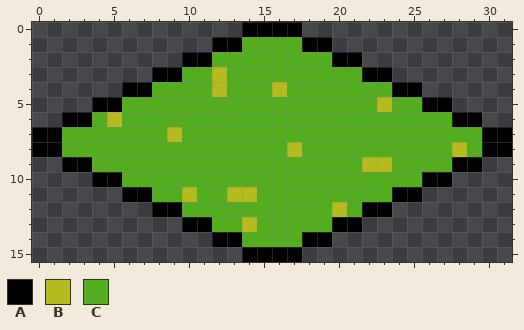
One commit to this pixel-art sprite: dist/assets/redograss.png. Above is the file before it was changed.
The file is 32x16 pixels.
Palette (. is transparent): A #000000  B #b5ba1f  C #53ad1f
And afterwards:
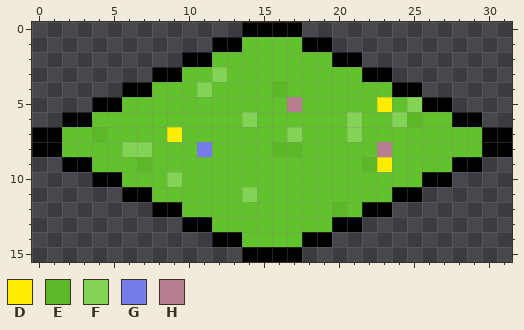
Colours new in this view: D #ffec00  E #5cb827  F #83d355  G #757cec  H #b67d8e
Difference:
colour C: #53ad1f -> #62c22b
y 3: x 12 B -> F
y 4: x 11..12 CB -> FC; x 16 B -> E
y 5: x 17 C -> H; x 23 B -> D; x 25 C -> F
y 6: x 5 B -> C; x 14 C -> F; x 21 C -> F; x 24..25 CC -> FE
y 7: x 4 C -> E; x 9 B -> D; x 17 C -> F; x 21 C -> F
y 8: x 6..7 CC -> FF; x 11 C -> G; x 16..17 CB -> EE; x 23 C -> H; x 28 B -> C
y 9: x 7 C -> E; x 22..23 BB -> ED
y 10: x 9 C -> F
y 11: x 10 B -> C; x 13..14 BB -> CF
y 12: x 20 B -> E
y 13: x 14 B -> C
Boxes around the changes in both pictures, in picture pixels (x1, y1, x2, y2):
changed: (62, 37, 482, 247)
